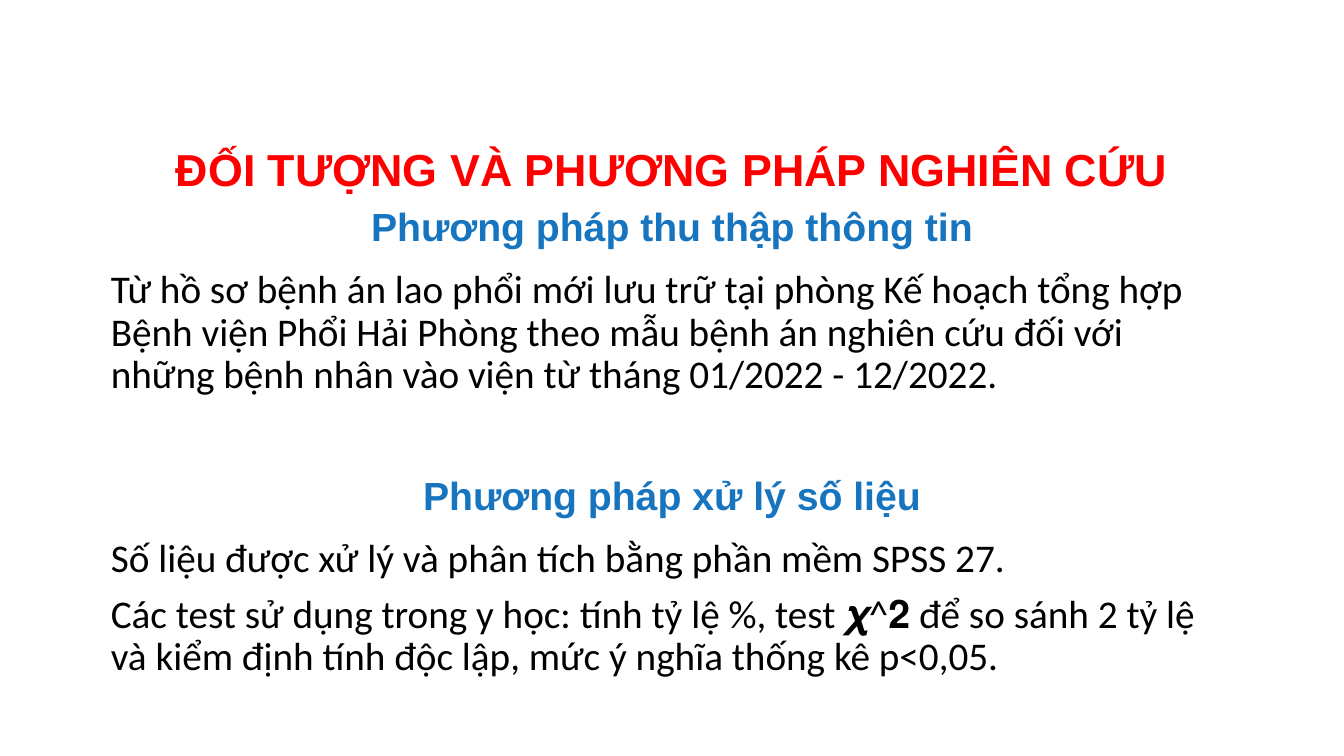
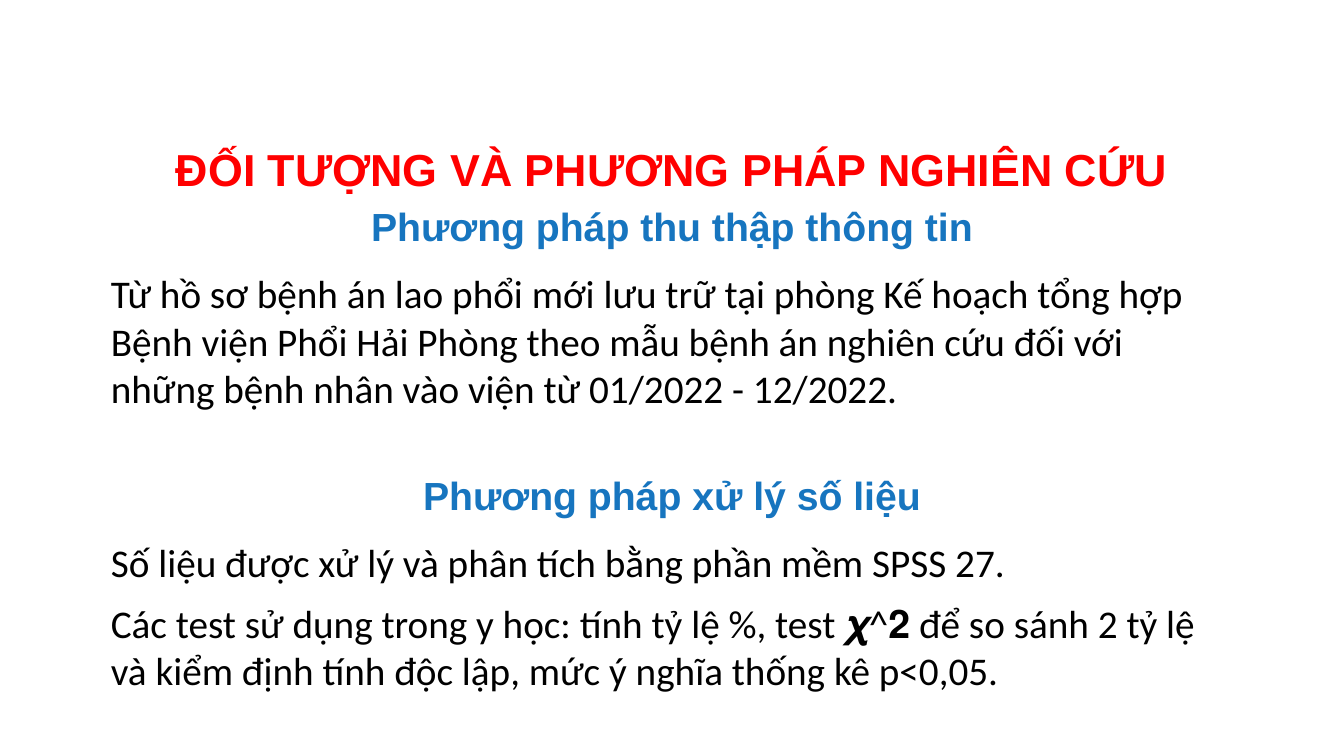
Before and after one commit to MedPocket/HPMUGraduation-thesis, a slide deck: slide 17 of Thuc-trang-va-mot-so-yeu-to-lien-quan-dinh-duong-BN-lao-phoi_Nhat-Nguyen.pptx. Drawn at 1344x756 pixels with LibreOffice and Linux fonts; fonts in the diff are those of the drawing; background and template pictures are left out. Boxes give left, top, right and bottom in pixels: in the first picture for what was removed or moved away, otherwise in the second. Text is boxed around its words. In the diff, an @@ line names an element or a change of style, - is before the commit and + after.

Commit message:
chore: :abc:

```diff
--- a/Thuc-trang-va-mot-so-yeu-to-lien-quan-dinh-duong-BN-lao-phoi_Nhat-Nguyen.pptx
+++ b/Thuc-trang-va-mot-so-yeu-to-lien-quan-dinh-duong-BN-lao-phoi_Nhat-Nguyen.pptx
@@ text at <box>111,277,1183,410</box>: text changed @@
-Từ hồ sơ bệnh án lao phổi mới lưu trữ tại phòng Kế hoạch tổng hợp Bệnh viện Phổi Hải Phòng theo mẫu bệnh án nghiên cứu đối với những bệnh nhân vào viện từ tháng 01/2022 - 12/2022.
+Từ hồ sơ bệnh án lao phổi mới lưu trữ tại phòng Kế hoạch tổng hợp Bệnh viện Phổi Hải Phòng theo mẫu bệnh án nghiên cứu đối với những bệnh nhân vào viện từ 01/2022 - 12/2022.
@@ text "Số liệu được xử lý ..." at <box>111,545,1194,692</box>: line spacing 0.9 to 1 @@
```
Also in this commit, not shown: 24 other slides changed.
